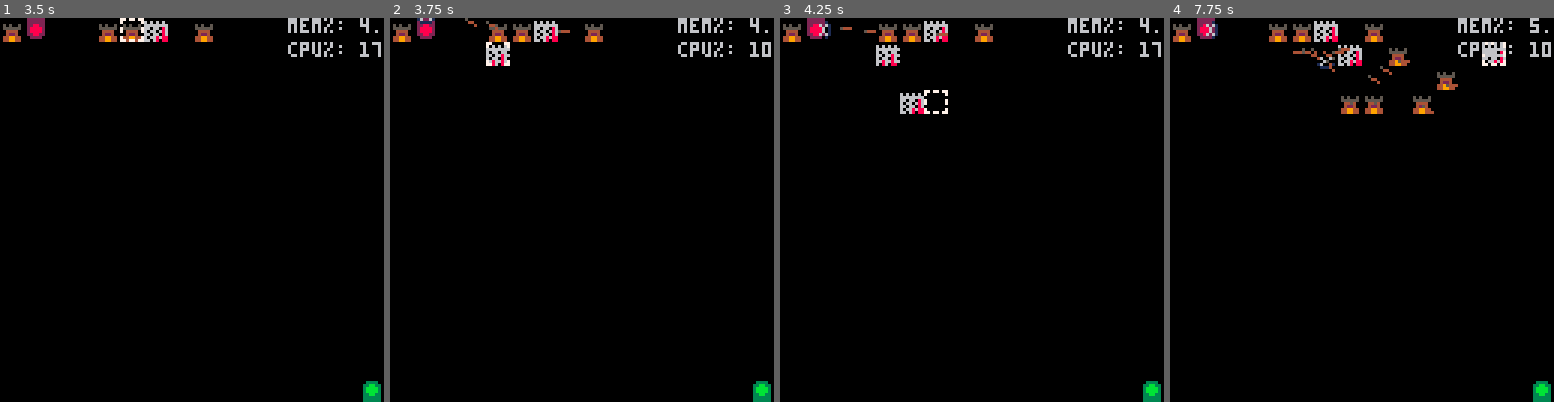
Above: before the commit, frames 1-4 (left to right).
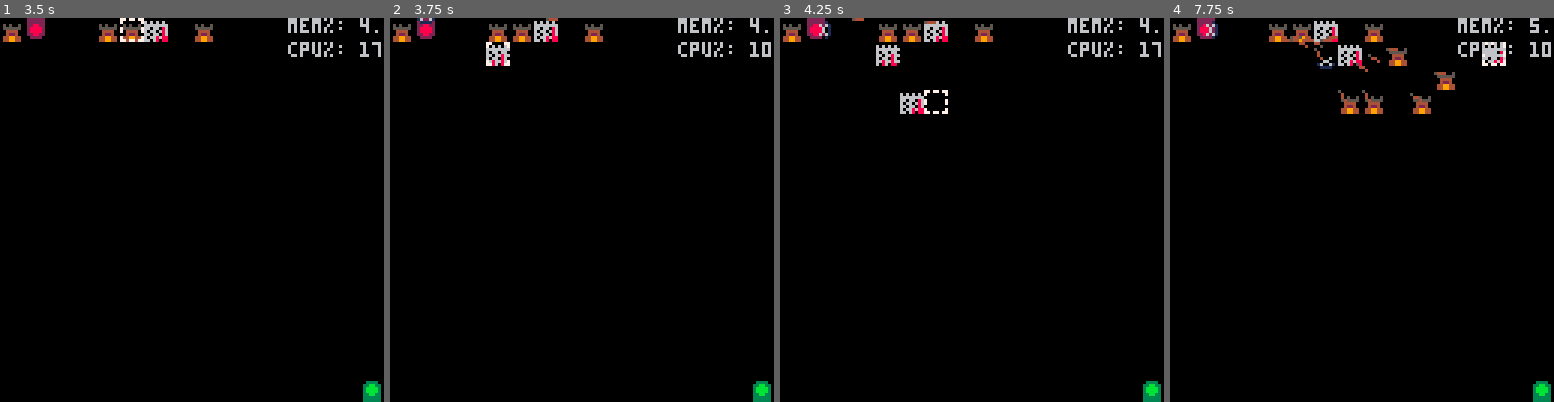
Above: after the commit, the same moments.

Repository: ClaytonKnittel/pico8-test
Game: PICO-8 cartridge clatt.p8
Same seed, same stepped clock (60 frames per second), same inputs: the game is played once before the commit and once after it.
Inputs:
- Up to frame 1 (3.5 s): tap X (X key) at 0.33, 1.07, 1.85, 2.97 s; tap O (Z key) at 0.7, 1.7, 2.1, 2.5, 2.9, 3.3 s; hold Right 1.6-2.1 s; hold Up 2.15-2.42 s; hold Right 2.47-3.03 s; hold Left from 3.08 s (still down)
- Up to frame 2 (3.75 s): release Left at 3.58 s; hold Down from 3.63 s (still down); tap O (Z key) at 3.7 s
- Up to frame 3 (4.25 s): release Down at 3.97 s; hold Right from 4.02 s (still down); tap X (X key) at 4.08 s; tap O (Z key) at 4.1 s
- Up to frame 4 (7.75 s): tap O (Z key) every 0.4 s from 4.5 to 7.7 s; release Right at 4.68 s; hold Up 4.73-5.03 s; hold Left 5.08-5.68 s; tap X (X key) at 5.2, 6.32, 7.43 s; hold Down 5.73-6.03 s; hold Right 6.08-6.58 s; hold Right 6.63-7.13 s; hold Up 7.18-7.45 s; hold Right from 7.5 s (still down)

Frame 1 is identical in both runs. In frame 2, 0.1% of the frame differs, in the area x 19-47%, y 0-4%; in frame 3, 0.1%; in frame 4, 0.6%, in the area x 30-75%, y 4-25%.

Commit message:
delete archer entities when tile removed

Diff:
--- a/clatt.p8
+++ b/clatt.p8
@@ -385,7 +385,7 @@
   function arrow.draw()
     local pos = PosAdd(start_pos, PosScale(delta_dir, dt))
     local sprite = arrow_sprite(delta_dir)
-    spr(sprite.id, TILE_WIDTH * pos.x, TILE_WIDTH * pos.y, 1, 1, sprite.flip_x, sprite.flip_y)
+    spr(sprite.id, TILE_WIDTH * (pos.x - 0.5), TILE_WIDTH * (pos.y - 0.5), 1, 1, sprite.flip_x, sprite.flip_y)
   end
 
   function arrow.type_id()
@@ -532,16 +532,23 @@
     local result = {
       should_erase = false,
     }
+    if grid.tile(pos) ~= TypeId.ARCHER then
+      print("pos x="..pos.x..",y="..pos.y, 64, 64)
+      result.should_erase = true
+      return result
+    end
+
+
     frames += 1
 
     if fire_rate_cooldown == 0 then
       -- find target enemy
-      target_enemy = nil
-      target_enemy_distance = 32
+      local target_enemy = nil
+      local target_enemy_distance = 32
       for _, entity in entity_map.entities() do
         if entity.type_id() == TypeId.ENEMY then
-          enemy_pos = entity.pos()
-          enemy_distance = PosMagnitude(PosSub(enemy_pos, archer.pos()))
+          local enemy_pos = entity.pos()
+          local enemy_distance = PosMagnitude(PosSub(enemy_pos, archer.pos()))
           if enemy_distance < range then
             if enemy_distance < target_enemy_distance then
               target_enemy_distance = enemy_distance
@@ -576,7 +583,10 @@
   end
 
   function archer.pos()
-    return pos
+    return {
+      x = pos.x + 0.5,
+      y = pos.y + 0.5,
+    }
   end
 
   return archer
@@ -717,10 +727,12 @@
     if grid_tile_type == TypeId.EMPTY then
       local added = grid.try_set_tile(cursor_pos, selected_tower_type)
       if added and selected_tower_type == TypeId.ARCHER then
-        archer_pos_x = cursor_pos.x + 0.5
-        archer_pos_y = cursor_pos.y + 0.5
-        archer_pos = {x=archer_pos_x, y=archer_pos_y}
         local function spawn_archer()
+          -- clone cursor_pos since cursor_pos is mutated:
+          local archer_pos = {
+            x = cursor_pos.x,
+            y = cursor_pos.y,
+          }
           return MakeArcher(archer_pos)
         end
         assert(entity_map.try_spawn(spawn_archer))
